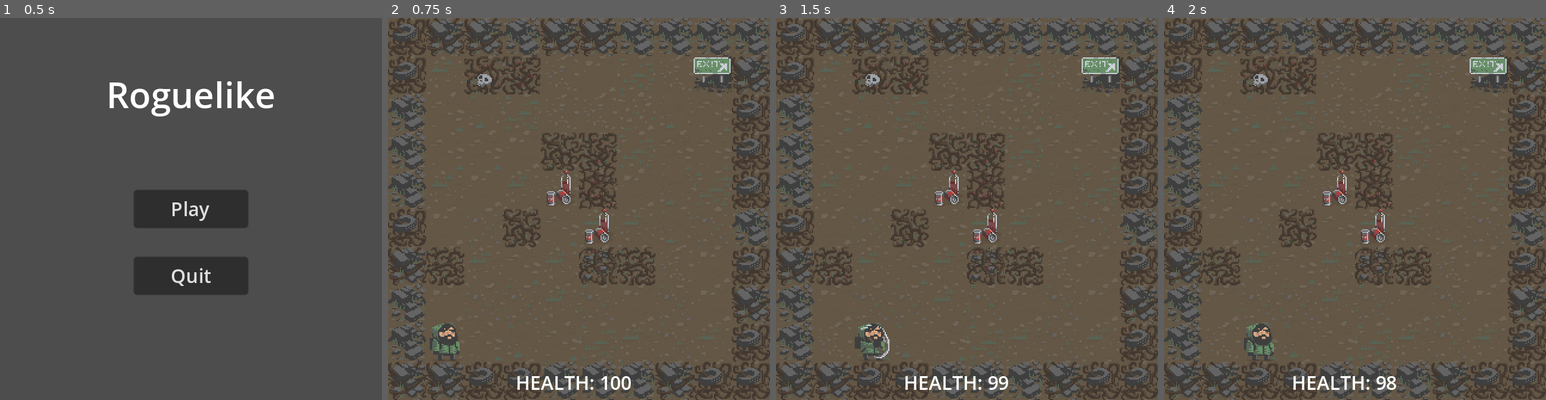
Above: before the commit, frames 1-4 (left to right).
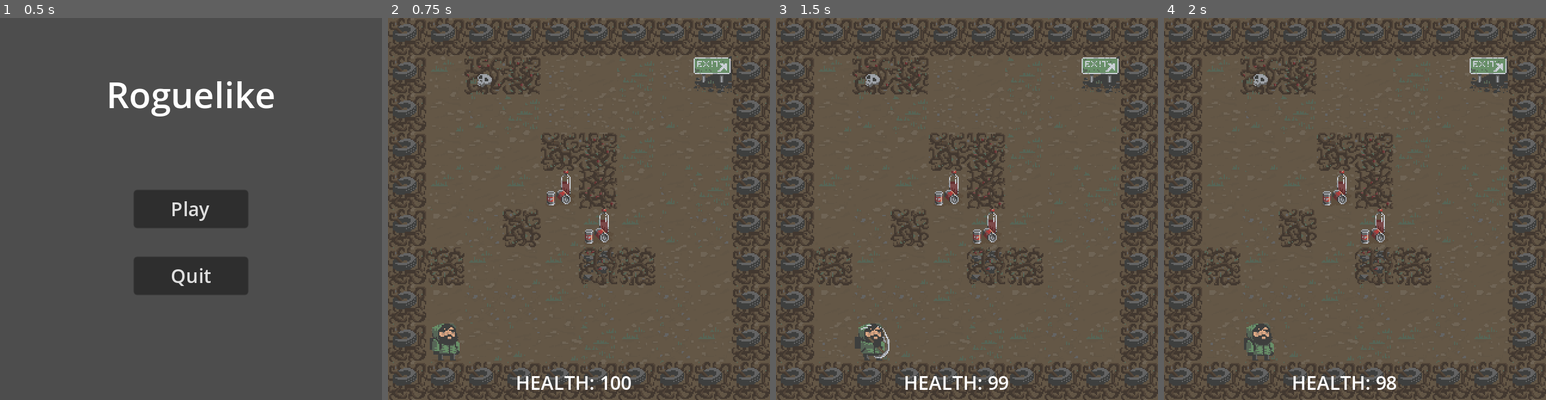
Above: after the commit, the same moments.

Repository: Ruteski/roguelike
Game: Godot game, scene res://scenes/main.tscn
Same seed, same stepped clock (60 frames per second), same inputs: the game is played once before the commit and once after it. The project has no main scene, so this scene is started directly. Sound files missing from this copy of the repository are replaced by a short silence.
Inputs:
- Up to frame 1 (0.5 s): no input
- Up to frame 2 (0.75 s): click "Play" at 0.5 s
- Up to frame 3 (1.5 s): tap Enter (ui_accept) at 1.25 s; hold Right (ui_right) from 1.28 s (still down)
- Up to frame 4 (2 s): keep holding Right (ui_right); tap Enter (ui_accept) at 1.52 s

Frame 1 is identical in both runs. In frame 2, 12% of the frame differs, in the area x 0-100%, y 0-100%; in frame 3, 12%; in frame 4, 12%.
Error after the commit: Cannot call method 'play' on a null value. (res://scripts/tiles/outer_wall_tile.gd:10)

Commit message:
adicionado as paredes externas

Diff:
--- /dev/null
+++ b/prefabs/floor_tile.tscn
@@ -0,0 +1,109 @@
+[gd_scene load_steps=12 format=3 uid="uid://5s5kdcalfukx"]
+
+[ext_resource type="Texture2D" uid="uid://b1ohd8afwjqf4" path="res://assets/sprites/scavengers_spritesheet.png" id="1_783jj"]
+[ext_resource type="Script" path="res://scripts/tiles/floor_tile.gd" id="2_0ieyp"]
+
+[sub_resource type="AtlasTexture" id="AtlasTexture_q5qmj"]
+atlas = ExtResource("1_783jj")
+region = Rect2(0, 128, 32, 32)
+
+[sub_resource type="AtlasTexture" id="AtlasTexture_ovguh"]
+atlas = ExtResource("1_783jj")
+region = Rect2(32, 128, 32, 32)
+
+[sub_resource type="AtlasTexture" id="AtlasTexture_ackwb"]
+atlas = ExtResource("1_783jj")
+region = Rect2(64, 128, 32, 32)
+
+[sub_resource type="AtlasTexture" id="AtlasTexture_0iryq"]
+atlas = ExtResource("1_783jj")
+region = Rect2(96, 128, 32, 32)
+
+[sub_resource type="AtlasTexture" id="AtlasTexture_11nah"]
+atlas = ExtResource("1_783jj")
+region = Rect2(128, 128, 32, 32)
+
+[sub_resource type="AtlasTexture" id="AtlasTexture_c4tcv"]
+atlas = ExtResource("1_783jj")
+region = Rect2(160, 128, 32, 32)
+
+[sub_resource type="AtlasTexture" id="AtlasTexture_4arkt"]
+atlas = ExtResource("1_783jj")
+region = Rect2(192, 128, 32, 32)
+
+[sub_resource type="AtlasTexture" id="AtlasTexture_fwt2p"]
+atlas = ExtResource("1_783jj")
+region = Rect2(224, 128, 32, 32)
+
+[sub_resource type="SpriteFrames" id="SpriteFrames_cqu4r"]
+animations = [{
+"frames": [{
+"duration": 1.0,
+"texture": SubResource("AtlasTexture_q5qmj")
+}],
+"loop": true,
+"name": &"01",
+"speed": 5.0
+}, {
+"frames": [{
+"duration": 1.0,
+"texture": SubResource("AtlasTexture_ovguh")
+}],
+"loop": true,
+"name": &"02",
+"speed": 5.0
+}, {
+"frames": [{
+"duration": 1.0,
+"texture": SubResource("AtlasTexture_ackwb")
+}],
+"loop": true,
+"name": &"03",
+"speed": 5.0
+}, {
+"frames": [{
+"duration": 1.0,
+"texture": SubResource("AtlasTexture_0iryq")
+}],
+"loop": true,
+"name": &"04",
+"speed": 5.0
+}, {
+"frames": [{
+"duration": 1.0,
+"texture": SubResource("AtlasTexture_11nah")
+}],
+"loop": true,
+"name": &"05",
+"speed": 5.0
+}, {
+"frames": [{
+"duration": 1.0,
+"texture": SubResource("AtlasTexture_c4tcv")
+}],
+"loop": true,
+"name": &"06",
+"speed": 5.0
+}, {
+"frames": [{
+"duration": 1.0,
+"texture": SubResource("AtlasTexture_4arkt")
+}],
+"loop": true,
+"name": &"07",
+"speed": 5.0
+}, {
+"frames": [{
+"duration": 1.0,
+"texture": SubResource("AtlasTexture_fwt2p")
+}],
+"loop": true,
+"name": &"08",
+"speed": 5.0
+}]
+
+[node name="FloorTile" type="AnimatedSprite2D"]
+texture_filter = 1
+sprite_frames = SubResource("SpriteFrames_cqu4r")
+animation = &"08"
+script = ExtResource("2_0ieyp")
--- /dev/null
+++ b/prefabs/outer_wall_tile.tscn
@@ -0,0 +1,55 @@
+[gd_scene load_steps=8 format=3 uid="uid://cujuaq5tkcxd6"]
+
+[ext_resource type="Texture2D" uid="uid://b1ohd8afwjqf4" path="res://assets/sprites/scavengers_spritesheet.png" id="1_ll7ss"]
+[ext_resource type="Script" path="res://scripts/tiles/outer_wall_tile.gd" id="1_qxqtc"]
+
+[sub_resource type="AtlasTexture" id="AtlasTexture_hw3ji"]
+atlas = ExtResource("1_ll7ss")
+region = Rect2(32, 96, 32, 32)
+
+[sub_resource type="AtlasTexture" id="AtlasTexture_r5s7j"]
+atlas = ExtResource("1_ll7ss")
+region = Rect2(64, 96, 32, 32)
+
+[sub_resource type="AtlasTexture" id="AtlasTexture_bkd5h"]
+atlas = ExtResource("1_ll7ss")
+region = Rect2(160, 96, 32, 32)
+
+[sub_resource type="SpriteFrames" id="SpriteFrames_qoxf6"]
+animations = [{
+"frames": [{
+"duration": 1.0,
+"texture": SubResource("AtlasTexture_hw3ji")
+}],
+"loop": true,
+"name": &"01",
+"speed": 5.0
+}, {
+"frames": [{
+"duration": 1.0,
+"texture": SubResource("AtlasTexture_r5s7j")
+}],
+"loop": true,
+"name": &"02",
+"speed": 5.0
+}, {
+"frames": [{
+"duration": 1.0,
+"texture": SubResource("AtlasTexture_bkd5h")
+}],
+"loop": true,
+"name": &"03",
+"speed": 5.0
+}]
+
+[sub_resource type="RectangleShape2D" id="RectangleShape2D_kk8y5"]
+
+[node name="OuterWallTile" type="StaticBody2D"]
+script = ExtResource("1_qxqtc")
+
+[node name="AnimatedSprite" type="AnimatedSprite2D" parent="."]
+sprite_frames = SubResource("SpriteFrames_qoxf6")
+animation = &"03"
+
+[node name="Collision" type="CollisionShape2D" parent="."]
+shape = SubResource("RectangleShape2D_kk8y5")
--- /dev/null
+++ b/scenes/game_manager.tscn
@@ -0,0 +1,13 @@
+[gd_scene load_steps=4 format=3 uid="uid://c4t5pwrnnefff"]
+
+[ext_resource type="Script" path="res://scripts/board_manager.gd" id="1_dekih"]
+[ext_resource type="PackedScene" uid="uid://5s5kdcalfukx" path="res://prefabs/floor_tile.tscn" id="2_coj00"]
+[ext_resource type="PackedScene" uid="uid://cujuaq5tkcxd6" path="res://prefabs/outer_wall_tile.tscn" id="3_4od81"]
+
+[node name="GameManager" type="Node2D"]
+
+[node name="BoardManager" type="Node2D" parent="."]
+position = Vector2(48, 48)
+script = ExtResource("1_dekih")
+floor_tile = ExtResource("2_coj00")
+outer_wall_tile = ExtResource("3_4od81")
--- /dev/null
+++ b/scripts/board_manager.gd
@@ -0,0 +1,39 @@
+extends Node2D
+
+@export var floor_tile: PackedScene
+@export var outer_wall_tile: PackedScene
+
+var column := 8
+var rows := 8
+var space := 32
+var grid_position := []
+
+
+func _ready() -> void:
+	initialize_list()
+	board_setup()
+
+
+func initialize_list() -> void:
+	# configuracao grid
+	grid_position.clear()
+	for x in column - 1:
+		for y in rows -1:
+			grid_position.append(Vector2(x * space, y * space))
+
+
+func board_setup() -> void:
+	for x in range(-1, column + 1):
+		for y in range(-1, rows +1):
+			# jeito 1 de fazer - ternario
+			var temp: Node2D = outer_wall_tile.instantiate() if x == -1 || x ==  column || y == -1 || y == column  else floor_tile.instantiate()
+
+			# jeito 2 de fazer - jeito padrao
+#			var temp: Node2D
+#			if x == -1 || x ==  column || y == -1 || y == column:
+#				temp = outer_wall_tile.instantiate()
+#			else:
+#				temp = 	floor_tile.instantiate()
+
+			temp.global_position = Vector2(x * space, y * space)
+			add_child(temp)
--- a/scripts/tiles/floor_tile.gd
+++ b/scripts/tiles/floor_tile.gd
@@ -1,7 +1,8 @@
 extends AnimatedSprite2D
 
-var floor_tile := ["01", "02", "03", "04", "05", "06", "07", "08"]
+var floor_tile := ["01","02","03","04","05","06","07","08"]
 
-func _ready() -> void:
+
+func _ready():
 	randomize()
 	play(floor_tile[randi() % floor_tile.size()])
--- a/scripts/tiles/outer_wall_tile.gd
+++ b/scripts/tiles/outer_wall_tile.gd
@@ -1,8 +1,10 @@
 extends StaticBody2D
 
-var outer_wall : Array = [ "01", "02", "03" ]
+@onready var animated_sprite: AnimatedSprite2D = $AnimatedSprite
+
+var outer_wall: Array = ["01", "02", "03"]
 
 func _ready() -> void:
 	randomize()
-	var outer_wall_temp = randi() % outer_wall.size()
-	$animated_sprite.play(outer_wall[outer_wall_temp])
+	var outer_wall_temp: int = randi() % outer_wall.size()
+	animated_sprite.play(outer_wall[outer_wall_temp])
